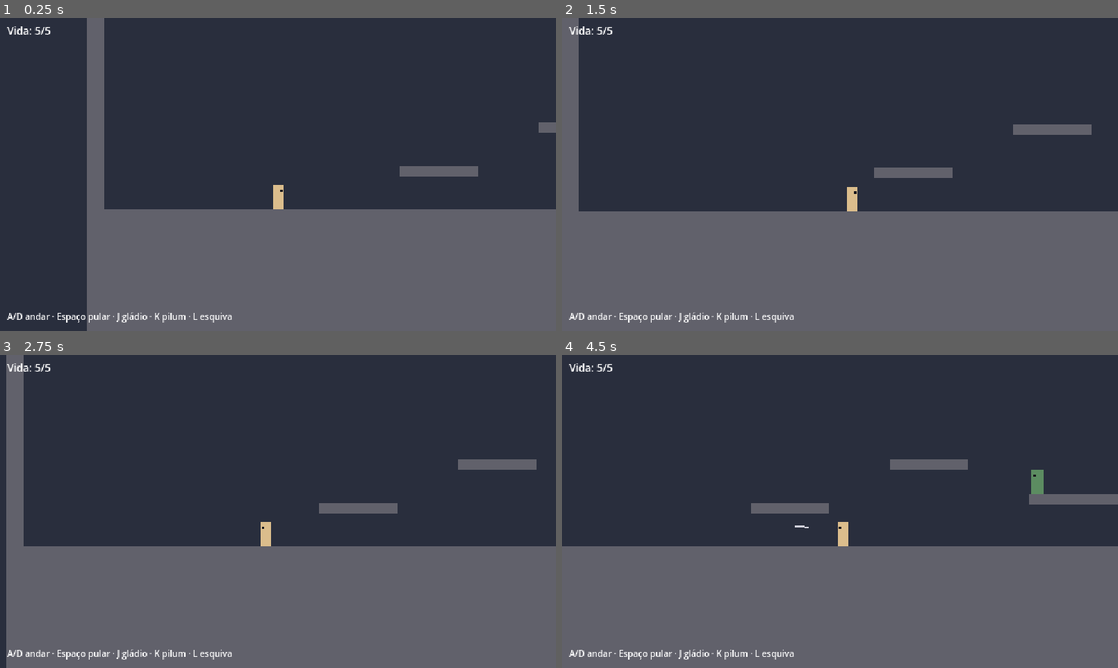
Above: before the commit, frames 1-4 (two rows, left to right).
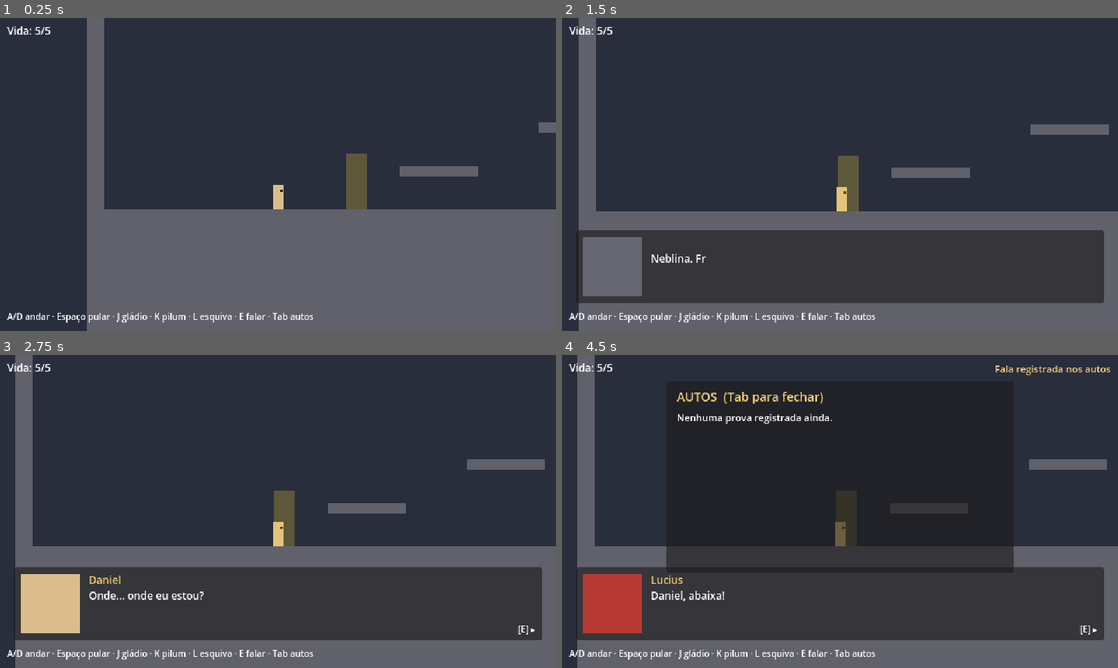
Above: after the commit, the same moments.

Repository: abnersf23-cmd/ultima-veritas
Game: Godot game, scene res://scenes/test_level.tscn
Two runs of this game, one before a commit and one after it. Both use one fixed random seed, a clock stepped at 60 frames per second and the inputs below.
Inputs:
- Up to frame 1 (0.25 s): no input
- Up to frame 2 (1.5 s): tap Enter at 0.5 s; hold D (move_right) from 0.53 s (still down); tap E (interact, bound only after the commit) at 0.6 s; tap Space (jump) at 0.77 s; tap Tab (records, bound only after the commit) at 0.8, 1.35 s
- Up to frame 3 (2.75 s): tap Space (jump) at 1.52 s; tap Enter at 1.55, 2.1 s; release D (move_right) at 2.03 s; hold A (move_left) from 2.03 s (still down); tap E (interact, bound only after the commit) at 2.3 s
- Up to frame 4 (4.5 s): release A (move_left) at 2.78 s; hold D (move_right) 2.78-4.28 s; tap J (attack) at 2.85 s; tap Space (jump) at 3.02, 3.77 s; tap Tab (records, bound only after the commit) at 3.05 s; tap L (dodge) at 3.6 s; tap Enter at 3.8 s; hold A (move_left) from 4.28 s (still down); tap K (throw) at 4.35 s

The runs differ from the first frame. In frame 1, 0.8% of the frame differs, in the area x 42-66%, y 43-97%; in frame 2, 26%; in frame 3, 26%; in frame 4, 32%, in the area x 0-100%, y 0-100%.

Commit message:
Adiciona sistema de diálogo e os autos
Caixa de diálogo com retrato e texto letra por letra, falas separadas em
dialogue_data.gd, gatilho por área e painel dos autos (Tab) com as falas
marcadas como prova. Daniel fica parado enquanto o diálogo acontece.

Co-Authored-By: Claude Opus 5.5 (1M context) <noreply@anthropic.com>
Claude-Session: https://claude.ai/code/session_01LNbMCfdpoAUtZSkugZXdSH

Diff:
--- a/project.godot
+++ b/project.godot
@@ -13,6 +13,8 @@
 [autoload]
 
 Controls="*res://scripts/controls.gd"
+Dialogue="*res://scripts/dialogue_manager.gd"
+DialogueBox="*res://scenes/dialogue_box.tscn"
 
 [display]
 
--- /dev/null
+++ b/scenes/dialogue_box.tscn
@@ -0,0 +1,78 @@
+[gd_scene load_steps=2 format=3]
+
+[ext_resource type="Script" path="res://scripts/dialogue_box.gd" id="1_box"]
+
+[node name="DialogueBox" type="CanvasLayer"]
+layer = 10
+script = ExtResource("1_box")
+
+[node name="Panel" type="Panel" parent="."]
+offset_left = 16.0
+offset_top = 244.0
+offset_right = 624.0
+offset_bottom = 328.0
+
+[node name="Portrait" type="ColorRect" parent="Panel"]
+offset_left = 8.0
+offset_top = 8.0
+offset_right = 76.0
+offset_bottom = 76.0
+color = Color(0.4, 0.4, 0.45, 1)
+
+[node name="NameLabel" type="Label" parent="Panel"]
+offset_left = 86.0
+offset_top = 6.0
+offset_right = 400.0
+offset_bottom = 22.0
+theme_override_colors/font_color = Color(0.95, 0.8, 0.45, 1)
+theme_override_font_sizes/font_size = 12
+
+[node name="TextLabel" type="Label" parent="Panel"]
+offset_left = 86.0
+offset_top = 24.0
+offset_right = 598.0
+offset_bottom = 76.0
+theme_override_font_sizes/font_size = 12
+autowrap_mode = 3
+
+[node name="ContinueHint" type="Label" parent="Panel"]
+offset_left = 540.0
+offset_top = 64.0
+offset_right = 600.0
+offset_bottom = 80.0
+theme_override_font_sizes/font_size = 10
+text = "[E] ▸"
+horizontal_alignment = 2
+
+[node name="RecordsPanel" type="Panel" parent="."]
+offset_left = 120.0
+offset_top = 30.0
+offset_right = 520.0
+offset_bottom = 250.0
+
+[node name="Title" type="Label" parent="RecordsPanel"]
+offset_left = 12.0
+offset_top = 8.0
+offset_right = 388.0
+offset_bottom = 26.0
+theme_override_colors/font_color = Color(0.95, 0.8, 0.45, 1)
+theme_override_font_sizes/font_size = 14
+text = "AUTOS  (Tab para fechar)"
+
+[node name="RecordsList" type="Label" parent="RecordsPanel"]
+offset_left = 12.0
+offset_top = 34.0
+offset_right = 388.0
+offset_bottom = 212.0
+theme_override_font_sizes/font_size = 11
+autowrap_mode = 3
+
+[node name="RecordToast" type="Label" parent="."]
+offset_left = 440.0
+offset_top = 8.0
+offset_right = 632.0
+offset_bottom = 24.0
+theme_override_colors/font_color = Color(0.95, 0.8, 0.45, 1)
+theme_override_font_sizes/font_size = 11
+text = "Fala registrada nos autos"
+horizontal_alignment = 2
--- a/scenes/test_level.tscn
+++ b/scenes/test_level.tscn
@@ -1,8 +1,9 @@
-[gd_scene load_steps=4 format=3]
+[gd_scene load_steps=5 format=3]
 
 [ext_resource type="Script" path="res://scripts/test_level.gd" id="1_level"]
 [ext_resource type="PackedScene" path="res://scenes/player.tscn" id="2_player"]
 [ext_resource type="PackedScene" path="res://scenes/enemy.tscn" id="3_enemy"]
+[ext_resource type="Script" path="res://scripts/dialogue_trigger.gd" id="4_trigger"]
 
 [node name="TestLevel" type="Node2D"]
 script = ExtResource("1_level")
@@ -15,6 +16,11 @@
 
 [node name="Barbarian2" parent="." instance=ExtResource("3_enemy")]
 position = Vector2(950, -1)
+
+[node name="RescueDialogue" type="Area2D" parent="."]
+position = Vector2(90, 0)
+script = ExtResource("4_trigger")
+dialogue_id = "fronteira_resgate"
 
 [node name="HUD" type="CanvasLayer" parent="."]
 
@@ -32,4 +38,4 @@
 offset_right = 632.0
 offset_bottom = 352.0
 theme_override_font_sizes/font_size = 10
-text = "A/D andar · Espaço pular · J gládio · K pilum · L esquiva"
+text = "A/D andar · Espaço pular · J gládio · K pilum · L esquiva · E falar · Tab autos"
--- a/scripts/controls.gd
+++ b/scripts/controls.gd
@@ -10,6 +10,8 @@
 	"attack": [KEY_J],
 	"throw": [KEY_K],
 	"dodge": [KEY_L, KEY_SHIFT],
+	"interact": [KEY_E, KEY_ENTER],
+	"records": [KEY_TAB],
 }
 
 
--- /dev/null
+++ b/scripts/dialogue_box.gd
@@ -0,0 +1,92 @@
+extends CanvasLayer
+## Caixa de diálogo com retrato, nome e texto que aparece letra por letra,
+## mais o painel dos AUTOS (abre com Tab).
+## Também é um autoload, então funciona em qualquer fase.
+
+## Cor do retrato de cada personagem enquanto não temos arte.
+const SPEAKER_COLORS := {
+	"Daniel": Color(0.86, 0.74, 0.55),
+	"Lucius": Color(0.72, 0.22, 0.2),
+	"Hilde": Color(0.36, 0.55, 0.38),
+	"Narrador": Color(0.4, 0.4, 0.45),
+}
+
+@export var characters_per_second := 40.0
+
+var _shown_characters := 0.0
+
+@onready var panel: Panel = $Panel
+@onready var portrait: ColorRect = $Panel/Portrait
+@onready var name_label: Label = $Panel/NameLabel
+@onready var text_label: Label = $Panel/TextLabel
+@onready var continue_hint: Label = $Panel/ContinueHint
+@onready var records_panel: Panel = $RecordsPanel
+@onready var records_list: Label = $RecordsPanel/RecordsList
+@onready var record_toast: Label = $RecordToast
+
+
+func _ready() -> void:
+	panel.hide()
+	records_panel.hide()
+	record_toast.hide()
+	Dialogue.line_started.connect(_on_line_started)
+	Dialogue.dialogue_finished.connect(_on_dialogue_finished)
+	Dialogue.record_added.connect(_on_record_added)
+
+
+func _process(delta: float) -> void:
+	if Input.is_action_just_pressed("records"):
+		_toggle_records()
+
+	if not panel.visible:
+		return
+
+	var total := text_label.get_total_character_count()
+	if _shown_characters < total:
+		_shown_characters += characters_per_second * delta
+		text_label.visible_characters = int(_shown_characters)
+
+	var finished_typing := _shown_characters >= total
+	continue_hint.visible = finished_typing
+
+	if Input.is_action_just_pressed("interact"):
+		if finished_typing:
+			Dialogue.advance()
+		else:
+			# Apertar no meio da frase mostra a frase inteira.
+			_shown_characters = total
+			text_label.visible_characters = -1
+
+
+func _on_line_started(line: Dictionary) -> void:
+	var speaker: String = line["speaker"]
+	name_label.text = "" if speaker == "Narrador" else speaker
+	portrait.color = SPEAKER_COLORS.get(speaker, Color.GRAY)
+	text_label.text = line["text"]
+	text_label.visible_characters = 0
+	_shown_characters = 0.0
+	panel.show()
+
+
+func _on_dialogue_finished(_id: String) -> void:
+	panel.hide()
+
+
+func _on_record_added(_record: Dictionary) -> void:
+	record_toast.show()
+	var tween := create_tween()
+	tween.tween_interval(1.5)
+	tween.tween_callback(record_toast.hide)
+
+
+func _toggle_records() -> void:
+	records_panel.visible = not records_panel.visible
+	if not records_panel.visible:
+		return
+	if Dialogue.records.is_empty():
+		records_list.text = "Nenhuma prova registrada ainda."
+		return
+	var lines := PackedStringArray()
+	for record in Dialogue.records:
+		lines.append("%s: \"%s\"" % [record["speaker"], record["text"]])
+	records_list.text = "\n\n".join(lines)
--- /dev/null
+++ b/scripts/dialogue_data.gd
@@ -0,0 +1,21 @@
+extends RefCounted
+## Todas as falas do jogo ficam aqui, separadas do código que as mostra.
+## Para escrever uma cena nova, crie uma chave nova em DIALOGUES.
+##
+## Cada fala tem:
+##   speaker: quem fala (define o nome e a cor do retrato)
+##   text:    o que é dito
+##   record:  true se a fala entra nos AUTOS, as provas que Daniel usa
+##            nos interrogatórios. Opcional.
+
+const DIALOGUES := {
+	"fronteira_resgate": [
+		{"speaker": "Narrador", "text": "Neblina. Frio. O chão é de terra, não de asfalto."},
+		{"speaker": "Daniel", "text": "Onde... onde eu estou?"},
+		{"speaker": "Lucius", "text": "Daniel, abaixa!", "record": true},
+		{"speaker": "Lucius", "text": "Por pouco. Bárbaros não costumam errar duas vezes."},
+		{"speaker": "Daniel", "text": "Quem é você?"},
+		{"speaker": "Lucius", "text": "Lucius, da guarda da fronteira. Eu estava de patrulha. Foi o destino que me trouxe até aqui.", "record": true},
+		{"speaker": "Lucius", "text": "Vamos. Roma vai querer conhecer você."},
+	],
+}
--- /dev/null
+++ b/scripts/dialogue_manager.gd
@@ -0,0 +1,56 @@
+extends Node
+## Controla qual diálogo está acontecendo e guarda os AUTOS:
+## as falas marcadas como prova, que Daniel vai usar nos interrogatórios.
+## Fica disponível no jogo todo com o nome "Dialogue" (é um autoload).
+
+signal line_started(line: Dictionary)
+signal dialogue_finished(id: String)
+signal record_added(record: Dictionary)
+
+const DialogueData := preload("res://scripts/dialogue_data.gd")
+
+var is_active := false
+var records: Array[Dictionary] = []
+
+var _lines: Array = []
+var _index := 0
+var _current_id := ""
+
+
+func start(id: String) -> void:
+	if is_active:
+		return
+	if not DialogueData.DIALOGUES.has(id):
+		push_error("Diálogo não encontrado: %s" % id)
+		return
+	_current_id = id
+	_lines = DialogueData.DIALOGUES[id]
+	_index = 0
+	is_active = true
+	_show_current()
+
+
+func advance() -> void:
+	if not is_active:
+		return
+	_index += 1
+	if _index >= _lines.size():
+		is_active = false
+		dialogue_finished.emit(_current_id)
+	else:
+		_show_current()
+
+
+func _show_current() -> void:
+	var line: Dictionary = _lines[_index]
+	if line.get("record", false):
+		_add_record(line)
+	line_started.emit(line)
+
+
+func _add_record(line: Dictionary) -> void:
+	var record := {"speaker": line["speaker"], "text": line["text"], "source": _current_id}
+	if record in records:
+		return
+	records.append(record)
+	record_added.emit(record)
--- /dev/null
+++ b/scripts/dialogue_trigger.gd
@@ -0,0 +1,39 @@
+extends Area2D
+## Área que começa um diálogo quando Daniel entra nela.
+## No greybox ela aparece como um retângulo amarelo transparente.
+
+@export var dialogue_id := ""
+@export var size := Vector2(24, 64)
+@export var one_shot := true
+@export var show_in_game := true
+
+var _used := false
+
+
+func _ready() -> void:
+	collision_layer = 0
+	collision_mask = 2 # só o jogador
+
+	var shape := RectangleShape2D.new()
+	shape.size = size
+	var collision := CollisionShape2D.new()
+	collision.shape = shape
+	collision.position = Vector2(0, -size.y / 2.0)
+	add_child(collision)
+
+	if show_in_game:
+		var marker := ColorRect.new()
+		marker.color = Color(1.0, 0.85, 0.2, 0.25)
+		marker.size = size
+		marker.position = Vector2(-size.x / 2.0, -size.y)
+		add_child(marker)
+
+	body_entered.connect(_on_body_entered)
+
+
+func _on_body_entered(body: Node2D) -> void:
+	if _used and one_shot:
+		return
+	if body.is_in_group("player"):
+		_used = true
+		Dialogue.start(dialogue_id)
--- a/scripts/player.gd
+++ b/scripts/player.gd
@@ -104,12 +104,17 @@
 func _process_normal(delta: float) -> void:
 	_apply_gravity(delta)
 
-	var direction := Input.get_axis("move_left", "move_right")
+	# Durante um diálogo, Daniel para e não aceita comandos.
+	var can_act := not Dialogue.is_active
+	var direction := Input.get_axis("move_left", "move_right") if can_act else 0.0
 	if direction != 0.0:
 		facing = int(signf(direction))
 		velocity.x = move_toward(velocity.x, direction * max_speed, acceleration * delta)
 	else:
 		velocity.x = move_toward(velocity.x, 0.0, friction * delta)
+
+	if not can_act:
+		return
 
 	_handle_jump()
 
Not shown, changed: README.md
